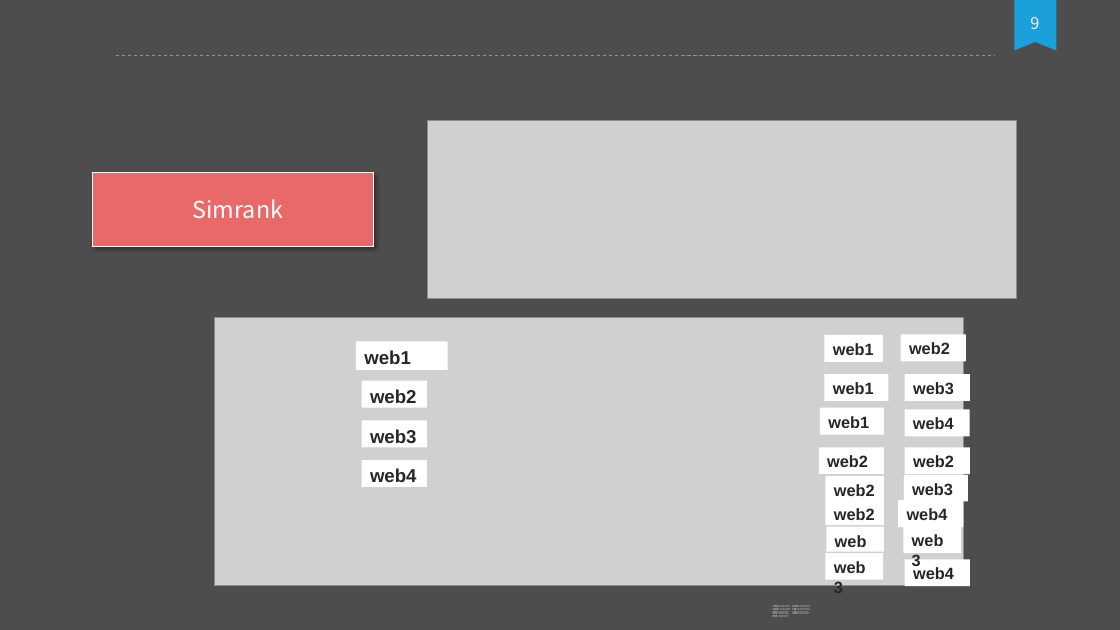
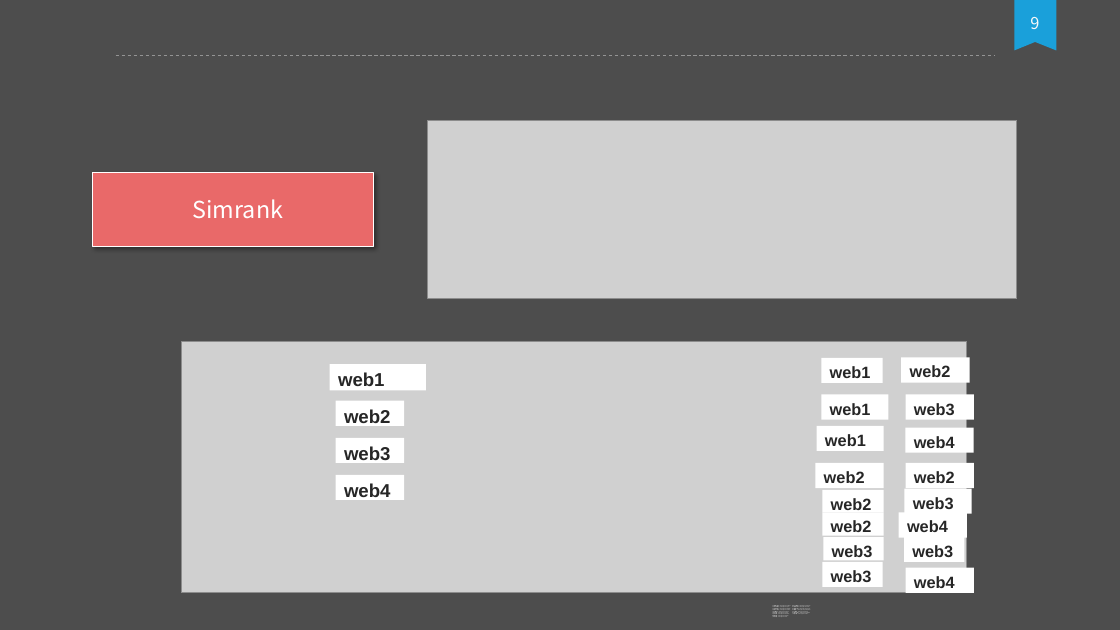
Before and after one commit to TZstatsADS/Spring2018-Project4-grp10, a slide deck: slide 9 of doc/ads_project4_group10.pptx. Drawn at 1120x630 pixels with LibreOffice and Linux fonts; fonts in the diff are those of the drawing; grey boxes stand for pictures; background and template pictures are left out. Boxes give left, top, right and bottom in pixels: in the first picture for what was removed or moved away, otherwise in the second. Text is boxed around its words. In the diff, an @@ line names an element or a change of style, - is before the commit and + after.

```diff
--- a/doc/ads_project4_group10.pptx
+++ b/doc/ads_project4_group10.pptx
@@ picture: place and size @@
-picture at bbox=[214, 317, 963, 586]
+picture at bbox=[181, 341, 967, 592]
@@ rectangle "web1": place and size @@
-rectangle "web1" at bbox=[824, 335, 883, 362]
+rectangle "web1" at bbox=[821, 358, 882, 383]
@@ rectangle "web2": place and size @@
-rectangle "web2" at bbox=[901, 334, 966, 361]
+rectangle "web2" at bbox=[901, 357, 969, 382]
@@ rectangle "web1": place and size @@
-rectangle "web1" at bbox=[356, 341, 447, 369]
+rectangle "web1" at bbox=[330, 364, 427, 390]
@@ rectangle "web2": place and size @@
-rectangle "web2" at bbox=[362, 380, 427, 407]
+rectangle "web2" at bbox=[336, 400, 404, 426]
@@ rectangle "web1": place and size @@
-rectangle "web1" at bbox=[824, 374, 888, 400]
+rectangle "web1" at bbox=[821, 395, 888, 420]
@@ rectangle "web3": place and size @@
-rectangle "web3" at bbox=[905, 374, 971, 400]
+rectangle "web3" at bbox=[906, 395, 974, 420]
@@ rectangle "web3": place and size @@
-rectangle "web3" at bbox=[362, 420, 427, 447]
+rectangle "web3" at bbox=[336, 437, 404, 463]
@@ rectangle "web1": place and size @@
-rectangle "web1" at bbox=[820, 407, 884, 434]
+rectangle "web1" at bbox=[817, 426, 884, 451]
@@ rectangle "web4": place and size @@
-rectangle "web4" at bbox=[904, 409, 970, 436]
+rectangle "web4" at bbox=[905, 427, 973, 453]
@@ rectangle "web4": place and size @@
-rectangle "web4" at bbox=[362, 460, 427, 487]
+rectangle "web4" at bbox=[336, 474, 404, 500]
@@ rectangle "web2": place and size @@
-rectangle "web2" at bbox=[819, 447, 884, 474]
+rectangle "web2" at bbox=[815, 463, 883, 488]
@@ rectangle "web2": place and size @@
-rectangle "web2" at bbox=[905, 447, 971, 474]
+rectangle "web2" at bbox=[906, 463, 974, 488]
@@ rectangle "web2": place and size @@
-rectangle "web2" at bbox=[825, 476, 884, 500]
+rectangle "web2" at bbox=[822, 489, 883, 512]
@@ rectangle "web3": place and size @@
-rectangle "web3" at bbox=[904, 474, 968, 501]
+rectangle "web3" at bbox=[904, 489, 971, 514]
@@ rectangle "web2": place and size @@
-rectangle "web2" at bbox=[825, 500, 884, 525]
+rectangle "web2" at bbox=[822, 512, 883, 536]
@@ 4 rectangles: place and size @@
-4 rectangles at bbox=[826, 500, 971, 586]
+4 rectangles at bbox=[824, 512, 974, 593]
@@ rectangle "web3": place and size @@
-rectangle "web3" at bbox=[825, 552, 883, 579]
+rectangle "web3" at bbox=[822, 562, 882, 587]
```
Also in this commit, not shown: 1 slide added.
